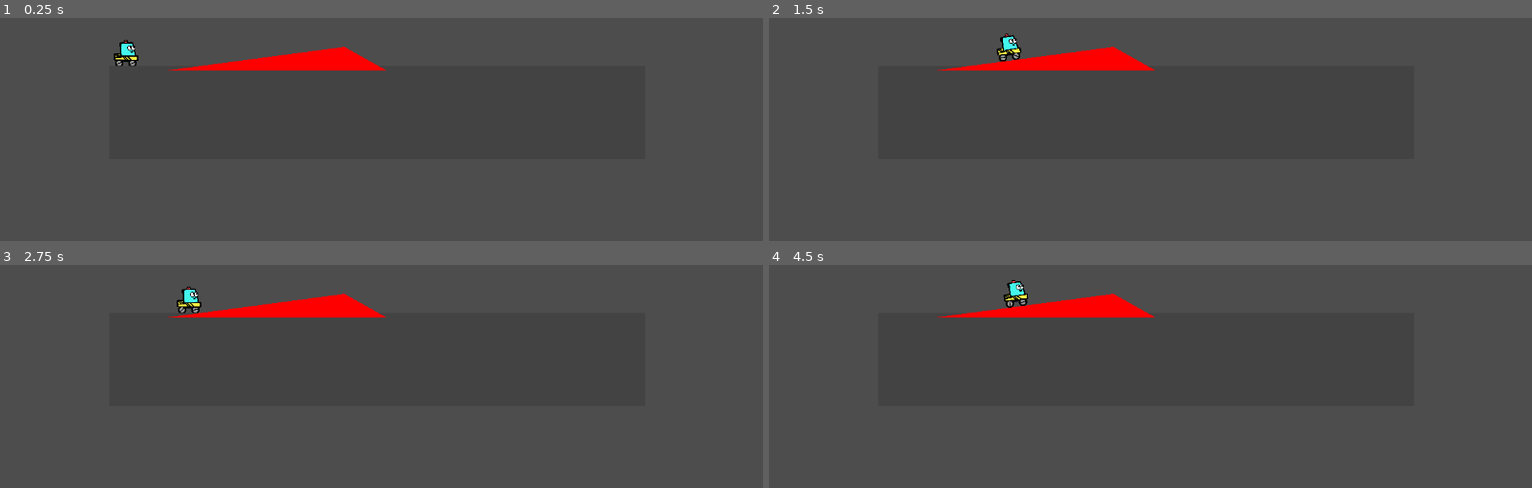
Above: before the commit, frames 1-4 (two rows, left to right).
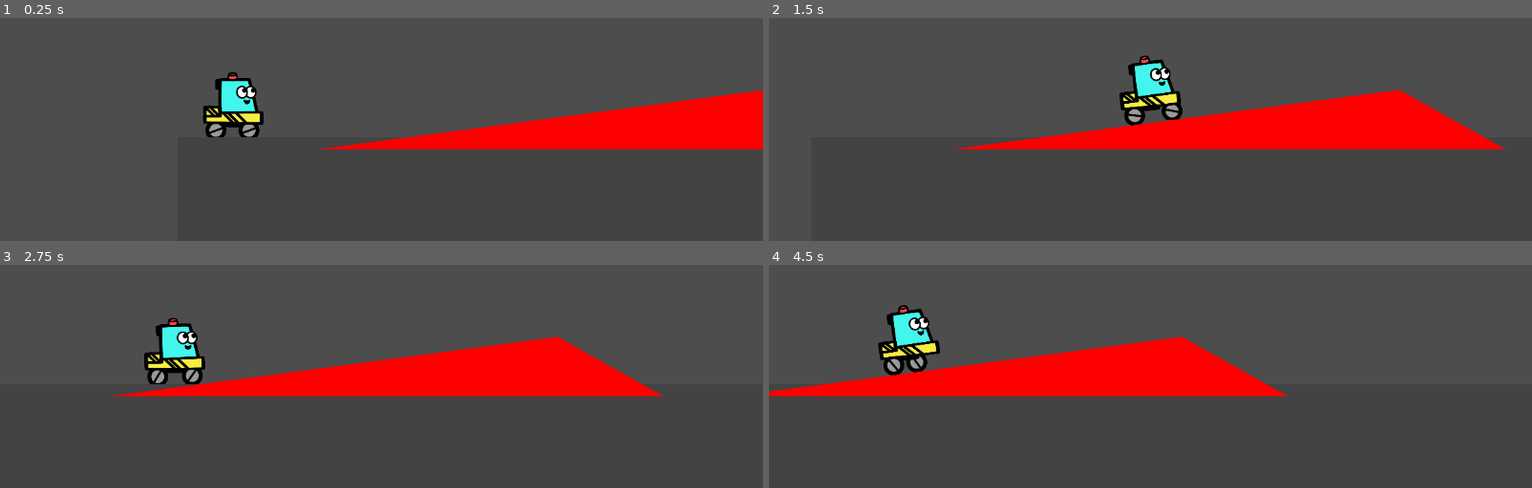
Above: after the commit, the same moments.

Repository: CourtlandCrouchet/OneTrip
Game: Godot game, scene res://Scenes/main.tscn
Same seed, same stepped clock (60 frames per second), same inputs: the game is played once before the commit and once after it.
Inputs:
- Up to frame 1 (0.25 s): no input
- Up to frame 2 (1.5 s): tap Enter at 0.5 s; hold Right (move_right) 0.53-1.28 s; hold Left (move_left) from 1.28 s (still down)
- Up to frame 3 (2.75 s): release Left (move_left) at 2.03 s; hold Right (move_right) from 2.03 s (still down)
- Up to frame 4 (4.5 s): release Right (move_right) at 3.53 s; hold Left (move_left) from 3.53 s (still down)

The runs differ from the first frame. In frame 1, 11% of the frame differs, in the area x 14-100%, y 9-59%; in frame 2, 13%; in frame 3, 13%, in the area x 14-87%, y 9-59%; in frame 4, 13%.

Commit message:
add smooth leading camera

Diff:
--- a/Scenes/floor.tscn
+++ b/Scenes/floor.tscn
@@ -8,15 +8,15 @@
 width = 1
 
 [sub_resource type="RectangleShape2D" id="RectangleShape2D_qn4f3"]
-size = Vector2(404, 69)
+size = Vector2(576, 69)
 
 [node name="Floor" type="StaticBody2D"]
 
 [node name="Sprite2D" type="Sprite2D" parent="."]
-position = Vector2(201.75, 34.75)
-scale = Vector2(404.5, 70.5)
+position = Vector2(287.75, 34.75)
+scale = Vector2(576.5, 70.5)
 texture = SubResource("GradientTexture1D_qhfat")
 
 [node name="CollisionShape2D" type="CollisionShape2D" parent="."]
-position = Vector2(202, 34.5)
+position = Vector2(288, 34.5)
 shape = SubResource("RectangleShape2D_qn4f3")
--- /dev/null
+++ b/Scenes/follow_camera.gd
@@ -0,0 +1,7 @@
+extends Camera2D
+
+func _ready():
+	pass
+
+func _physics_process(delta: float):
+	print(drag_horizontal_offset)
--- a/Scenes/main.tscn
+++ b/Scenes/main.tscn
@@ -1,19 +1,48 @@
-[gd_scene load_steps=5 format=3 uid="uid://dnv2fuc6175qd"]
+[gd_scene load_steps=6 format=3 uid="uid://dnv2fuc6175qd"]
 
 [ext_resource type="Script" path="res://Scripts/main.gd" id="1_a4636"]
 [ext_resource type="PackedScene" uid="uid://b0lcnp5xrh7j6" path="res://Scenes/player.tscn" id="2_1okup"]
+[ext_resource type="Script" path="res://Scenes/follow_camera.gd" id="2_6ml6t"]
 [ext_resource type="PackedScene" uid="uid://dqsnvsllgrjvm" path="res://Scenes/floor.tscn" id="3_pjymg"]
-[ext_resource type="PackedScene" uid="uid://ytbbf38ay7fn" path="res://Scenes/hill.tscn" id="4_blmfu"]
+[ext_resource type="PackedScene" path="res://Scenes/hill.tscn" id="4_blmfu"]
 
 [node name="Main" type="Node2D"]
 script = ExtResource("1_a4636")
 
-[node name="Camera2D" type="Camera2D" parent="."]
-position = Vector2(205, -8)
-zoom = Vector2(2, 2)
+[node name="MileMarkers" type="Node2D" parent="."]
+
+[node name="Polygon2D" type="Polygon2D" parent="MileMarkers"]
+position = Vector2(0, 32)
+polygon = PackedVector2Array(312, -48, 320, -48, 320, -8, 312, -8)
+
+[node name="Polygon2D2" type="Polygon2D" parent="MileMarkers"]
+position = Vector2(64, 32)
+polygon = PackedVector2Array(312, -48, 320, -48, 320, -8, 312, -8)
+
+[node name="Polygon2D3" type="Polygon2D" parent="MileMarkers"]
+position = Vector2(128, 32)
+polygon = PackedVector2Array(312, -48, 320, -48, 320, -8, 312, -8)
+
+[node name="Polygon2D4" type="Polygon2D" parent="MileMarkers"]
+position = Vector2(192, 32)
+polygon = PackedVector2Array(312, -48, 320, -48, 320, -8, 312, -8)
 
 [node name="Player" parent="." instance=ExtResource("2_1okup")]
-position = Vector2(4, 3)
+position = Vector2(16, 8)
+
+[node name="Camera2D" type="Camera2D" parent="Player"]
+position = Vector2(45, -20)
+zoom = Vector2(5, 5)
+position_smoothing_enabled = true
+position_smoothing_speed = 4.0
+drag_horizontal_enabled = true
+drag_vertical_enabled = true
+drag_left_margin = 0.15
+drag_top_margin = 1.0
+drag_right_margin = 0.15
+drag_bottom_margin = 1.0
+editor_draw_drag_margin = true
+script = ExtResource("2_6ml6t")
 
 [node name="Floor" parent="." instance=ExtResource("3_pjymg")]
 position = Vector2(0, 22)
--- a/Scenes/player.tscn
+++ b/Scenes/player.tscn
@@ -14,10 +14,11 @@
 script = ExtResource("1_n61yp")
 
 [node name="CollisionShape2D" type="CollisionShape2D" parent="."]
-position = Vector2(8, 5.5)
+position = Vector2(-0.0100002, 0.15)
 shape = SubResource("RectangleShape2D_hewvy")
 
 [node name="Wheel 1" type="RigidBody2D" parent="."]
+position = Vector2(-8.01, -5.35)
 
 [node name="CollisionShape2D" type="CollisionShape2D" parent="Wheel 1"]
 position = Vector2(3, 15)
@@ -34,6 +35,7 @@
 node_b = NodePath("..")
 
 [node name="Wheel 2" type="RigidBody2D" parent="."]
+position = Vector2(-8.01, -5.35)
 
 [node name="CollisionShape2D" type="CollisionShape2D" parent="Wheel 2"]
 position = Vector2(13, 15)
@@ -50,6 +52,6 @@
 node_b = NodePath("..")
 
 [node name="Sprite2D" type="Sprite2D" parent="."]
-position = Vector2(8.25, 5.75)
+position = Vector2(0.240001, 0.4)
 scale = Vector2(0.06, 0.06)
 texture = ExtResource("2_kqw2i")
